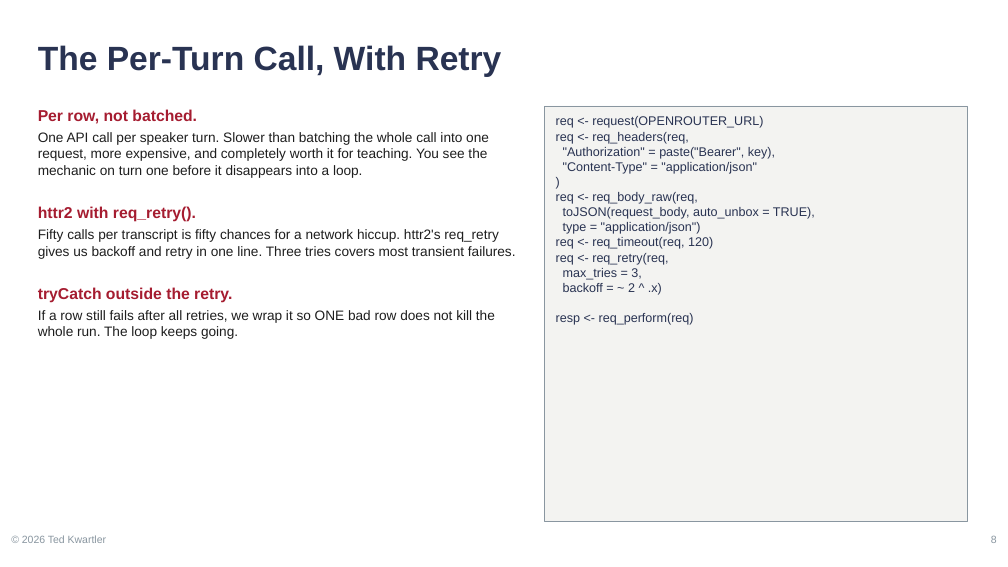
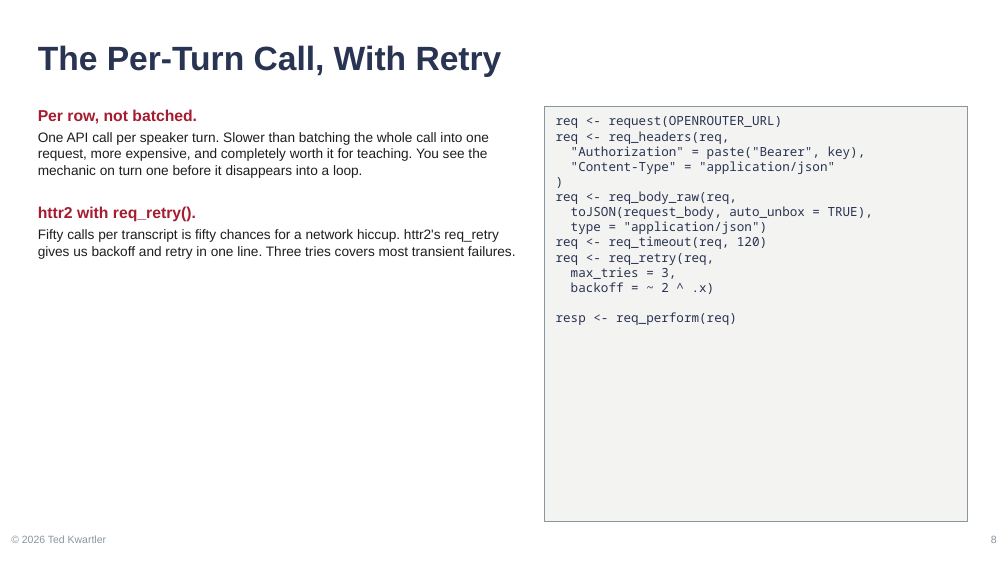
Before and after one commit to kwartler/vienna-genai-finance-course, a slide deck: slide 8 of lessons/day2-finance/B_finance_harvard.pptx. Drawn at 1008x567 pixels with LibreOffice and Linux fonts; fonts in the diff are those of the drawing. Boxes give left, top, right and bottom in pixels: in the first picture for what was removed or moved away, otherwise in the second. Text is boxed around its words. In the diff, an @@ line names an element or a change of style, - is before the commit and + after.

```diff
--- a/lessons/day2-finance/B_finance_harvard.pptx
+++ b/lessons/day2-finance/B_finance_harvard.pptx
@@ text "req <- request(OPENROUTER_URL)" at (556,116,873,325): font Arial to Noto Sans Mono @@
@@ text at (38,287,495,339): paragraphs removed @@
-tryCatch outside the retry.
-If a row still fails after all retries, we wrap it so ONE bad row does not kill the whole run. The loop keeps going.
```
Also in this commit, not shown: 6 other slides changed, 26 other files.
